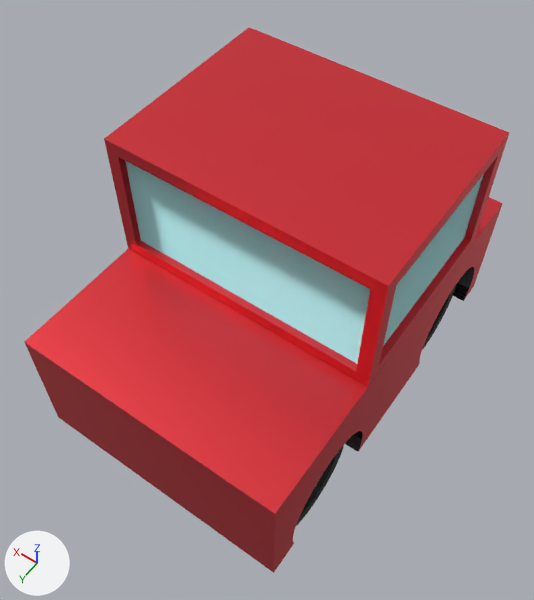
An edit to the glTF model assets/NPCcar.glb, drawn before and after from the same camera.
One viewpoint serves both versions: a 50 mm lens placed at (-3.67, 5.59, 10.89), pointed at (0.16, 0.23, 2.47). Arrows for +X, +Y and +Z are at lower left; the lights stay in place. Vertices at the same position are counted once.

The first picture shows 'Chassis'.
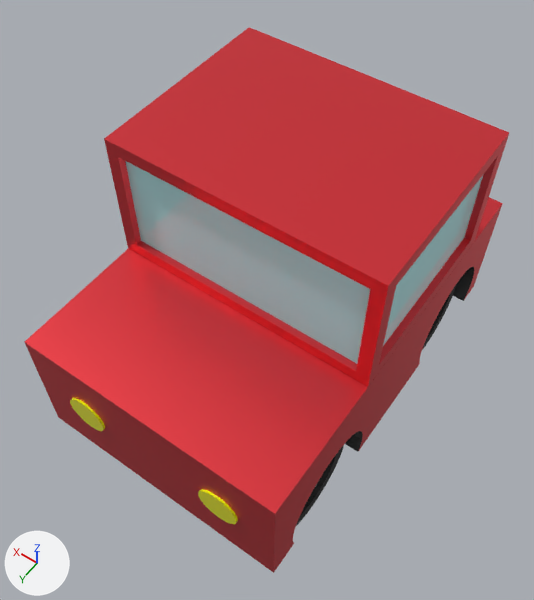
Commit message: Police car added

What differs and where, as boxes [x1, y1, x2, y2] in the pictures (534 x 600 px):
'Chassis', surface changed: [67, 155, 496, 528] in both
'Headlight', added (yellow): after [198, 489, 238, 524]
'Headlight.001', added (yellow): after [70, 398, 105, 431]

Diff of the bpy script that builds the scene:
```diff
--- a/assets/NPCcar.glb.py
+++ b/assets/NPCcar.glb.py
@@ mat_material_002 @@
+mat_material_002 = principled_material('Material.002')
+mat_material_002.base_color = (1.0, 1.0, 0.00304)  # yellow #ffff0a
+mat_material_002.roughness = 0.0
@@ me_cube_004 @@
 me_cube_004.from_pydata(...)  # 297 vertices, 604 faces; spans x -1.88..2.12, y -3.06..2.94, z -1.07..2.94
 # used by ob_chassis; location = (0.0, 0.0, 2.0)
+# me_cube_004 part 1: the surface is now shaded flat
 me_cube_004.materials.append(mat_car_body_metal)
@@ me_cylinder @@
+me_cylinder.from_pydata(...)  # a 32-sided cylinder along z spanning x -1.0..1.0, y -1.0..1.0, z -1.0..1.0
+me_cylinder.materials.append(mat_material_002)  # yellow #ffff0a
@@ ob_headlight_001 @@
+ob_headlight_001 = bpy.data.objects.new('Headlight.001', me_cylinder)
+ob_headlight_001.location = (1.22, 2.94, 1.97)
+ob_headlight_001.rotation_euler = (1.571, 0.0, 0.0)  # degrees (90, 0, 0)
+ob_headlight_001.scale = (0.305, 0.305, 0.0305)
@@ ob_headlight @@
+ob_headlight = bpy.data.objects.new('Headlight', me_cylinder)
+ob_headlight.location = (-1.02, 2.94, 1.96)
+ob_headlight.rotation_euler = (1.571, 0.0, 0.0)  # degrees (90, 0, 0)
+ob_headlight.scale = (0.305, 0.305, 0.0305)
```
